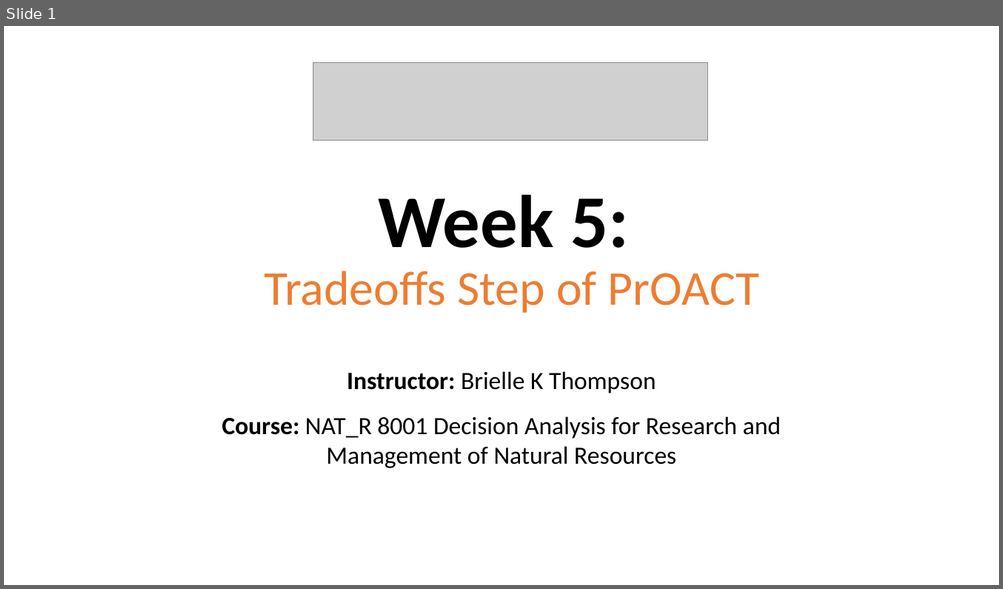
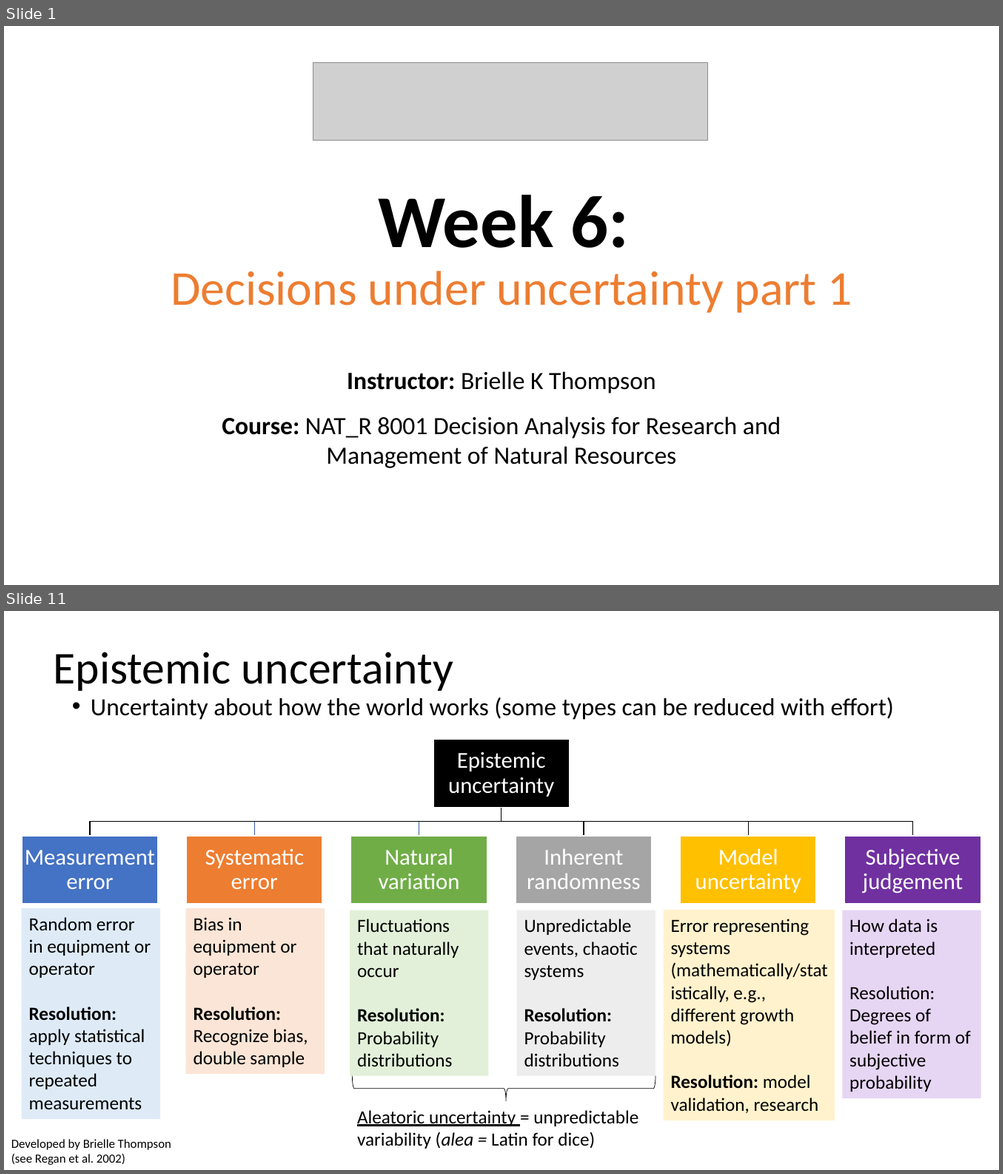
Before and after one commit to briellekthompson/NATR_8001_DecisionAnalysis_Fall25_Mizzou, a slide deck: material/Week6-UncertaintyPart1/Week6_SDM_Mizzou.pptx. Shown one above the other, each under a label of ours: slide 1 before the commit, slides 1 and 11 after it; the slides between them are not shown. The pictures are 1003x589 and 1003x1174 pixels, drawn with LibreOffice and Linux fonts; fonts in the diff are those of the drawing; grey boxes stand for pictures; background and template pictures are left out. Boxes give left, top, right and bottom in pixels: in the first picture for what was removed or moved away, otherwise in the second. Text is boxed around its words. In the diff, an @@ line names an element or a change of style, - is before the commit and + after.

Commit message:
push week 6

```diff
--- a/material/Week6-UncertaintyPart1/Week6_SDM_Mizzou.pptx
+++ b/material/Week6-UncertaintyPart1/Week6_SDM_Mizzou.pptx
@@ slide 11 added at bbox=[4, 611, 999, 1170], background #FFFFFF @@
@@ title added at bbox=[54, 652, 453, 691], 44 pt, text #000000 @@
+Epistemic uncertainty
@@ text added at bbox=[91, 698, 893, 720], 23.8 pt, text #000000 @@
+• Uncertainty about how the world works (some types can be reduced with effort)
@@ group added at bbox=[22, 739, 981, 904]: 7 rectangles, 7 texts, 6 freeform shapes @@
+Epistemic uncertainty
+Measurement error
+Systematic error
+Natural variation
+Inherent randomness
+Model uncertainty
+Subjective judgement
@@ rectangle added at bbox=[22, 908, 161, 1120], fill #DEEBF7, 18 pt, text #000000 @@
+Random error in equipment or operator
+Resolution: apply statistical techniques to repeated measurements
@@ rectangle added at bbox=[186, 908, 325, 1074], fill #FBE5D6, 18 pt, text #000000 @@
+Bias in equipment or operator
+Resolution: Recognize bias, double sample
@@ rectangle added at bbox=[350, 910, 488, 1076], fill #E2F0D9, 18 pt, text #000000 @@
+Fluctuations that naturally occur
+Resolution: Probability distributions
@@ rectangle added at bbox=[517, 910, 655, 1076], fill #EDEDED, 18 pt, text #000000 @@
+Unpredictable events, chaotic systems
+Resolution: Probability distributions
@@ rectangle added at bbox=[663, 910, 834, 1122], fill #FFF2CC, 18 pt, text #000000 @@
+Error representing systems (mathematically/statistically, e.g., different growth models)
+Resolution: model validation, research
@@ rectangle added at bbox=[842, 910, 981, 1098], fill #E6D5F3, 18 pt, text #000000 @@
+How data is interpreted
+Resolution: Degrees of belief in form of subjective probability
@@ right brace added at bbox=[353, 1076, 655, 1101], outline #000000 0.5 pt @@
@@ text added at bbox=[357, 1111, 638, 1149], 18 pt, text #000000 @@
+Aleatoric uncertainty = unpredictable variability (alea = Latin for dice)
@@ text added at bbox=[11, 1139, 171, 1165], 12 pt, text #000000 @@
+Developed by Brielle Thompson
+(see Regan et al. 2002)
@@ slide 1 changed as well @@
@@ title at bbox=[170, 195, 851, 313]: text changed @@
-Week 5:
-Tradeoffs Step of PrOACT
+Week 6:
+Decisions under uncertainty part 1
```
Also in this commit, not shown: 2 other slides changed, 66 other slides added, 1 slide removed, 4 other files.
